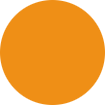
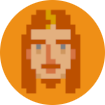
The second (105, 105) image is a revision of the first. Changes to its layers:
added layer "Eingefügte Ebene" above "Hintergrund" over [21, 9, 81, 94]
